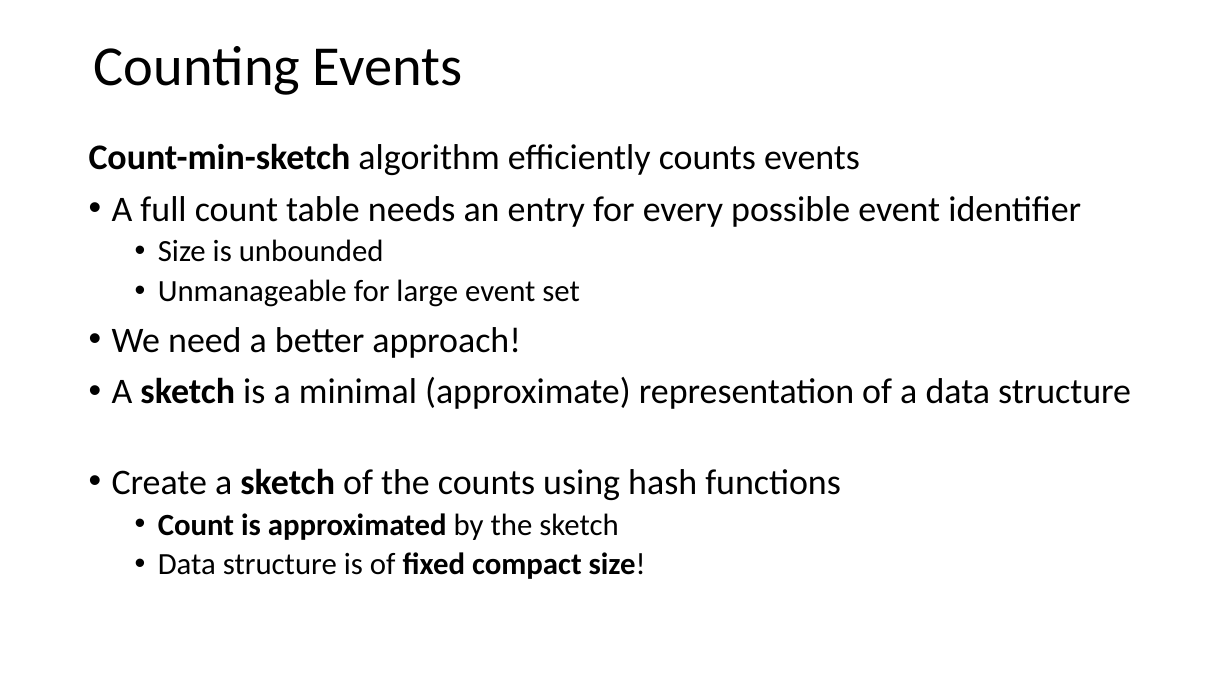
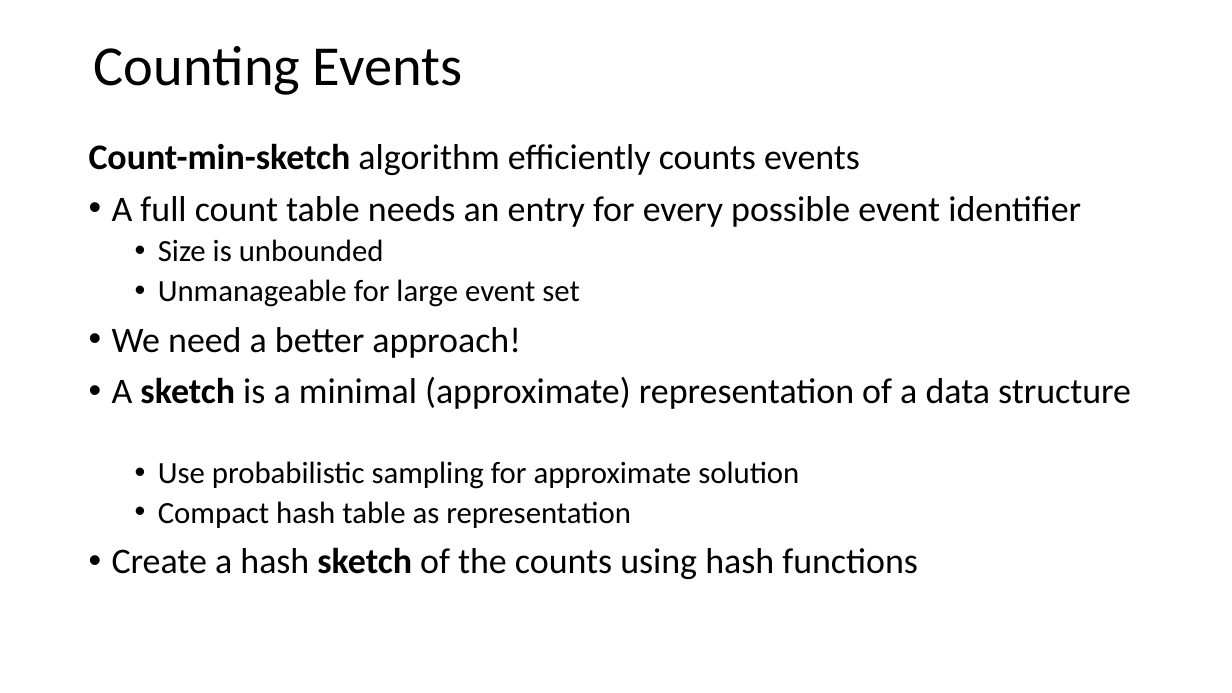
Before and after one commit to jonahneu/CSCI-E-108, a slide deck: slide 68 of slides/3_OnlineAnalytics_Part1.pptx (slide 67 before the commit). Drawn at 1232x693 pixels with LibreOffice and Linux fonts; fonts in the diff are those of the drawing. Boxes give left, top, right and bottom in pixels: in the first picture for what was removed or moved away, otherwise in the second. Text is boxed around its words. In the diff, an @@ line names an element or a change of style, - is before the commit and + after.

```diff
--- a/slides/3_OnlineAnalytics_Part1.pptx
+++ b/slides/3_OnlineAnalytics_Part1.pptx
@@ text at box(112, 461, 918, 579): text changed @@
-• Create a sketch of the counts using hash functions
-  • Count is approximated by the sketch
-  • Data structure is of fixed compact size!
+  • Use probabilistic sampling for approximate solution
+  • Compact hash table as representation
+• Create a hash sketch of the counts using hash functions
```
Also in this commit, not shown: 7 other slides changed, 1 slide added.
